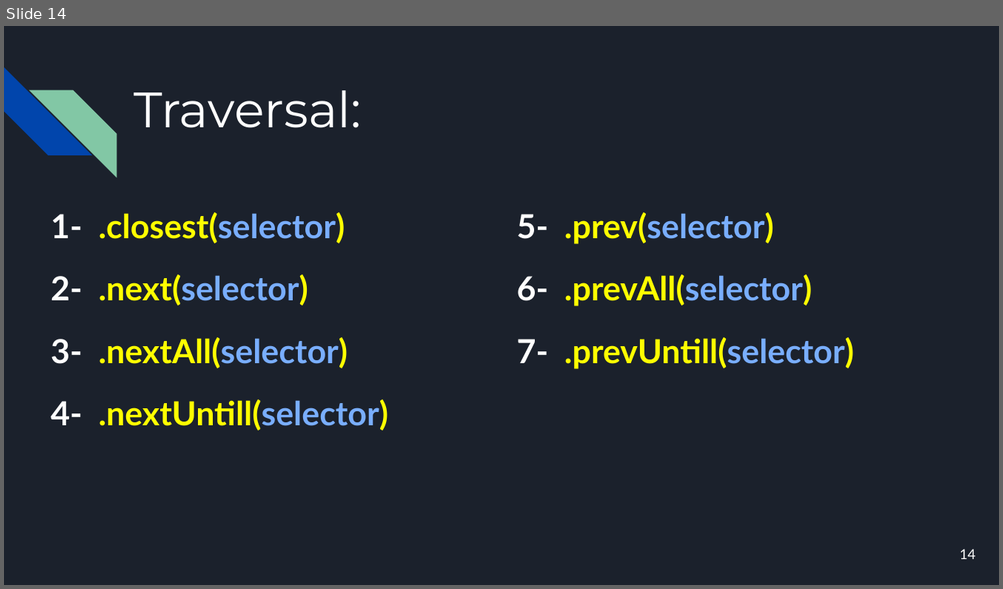
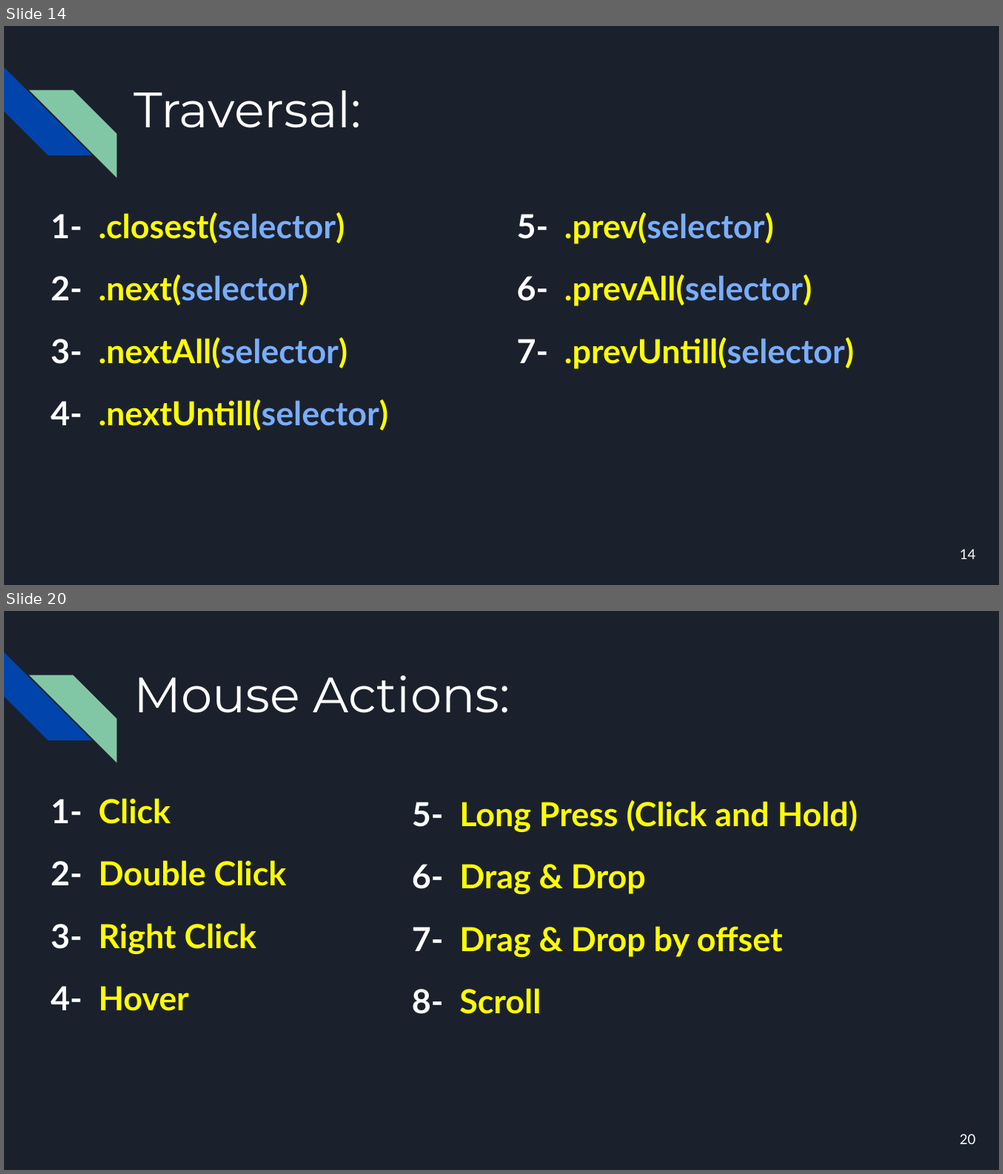
Before and after one commit to mmonfared/automationcamp-cypress, a slide deck: AutomationCamp-Cypress.pptx. Shown one above the other, each under a label of ours: slide 14 before the commit, slides 14 and 20 after it; the slides between them are not shown. The pictures are 1003x589 and 1003x1174 pixels, drawn with LibreOffice and Linux fonts; fonts in the diff are those of the drawing. Boxes give left, top, right and bottom in pixels: in the first picture for what was removed or moved away, otherwise in the second. Text is boxed around its words. In the diff, an @@ line names an element or a change of style, - is before the commit and + after.

```diff
--- a/AutomationCamp-Cypress.pptx
+++ b/AutomationCamp-Cypress.pptx
@@ slide 20 added at [4,611,999,1170], background #1B212C; not listed: 2 template elements that a slide beside it also shows @@
@@ title added at [134,675,510,713], 36 pt, text #FFFFFF @@
+Mouse Actions:
@@ text added at [51,798,287,1011], 24 pt, text #FFFF00, bold @@
+1- Click
+2- Double Click
+3- Right Click
+4- Hover
@@ text added at [412,800,857,1014], 24 pt, text #FFFF00, bold @@
+5- Long Press (Click and Hold)
+6- Drag & Drop
+7- Drag & Drop by offset
+8- Scroll
@@ page number added at [959,1134,976,1145], 10 pt, text #FFFFFF @@
+20
```
Also in this commit, not shown: 5 other slides added, 4 other files.
